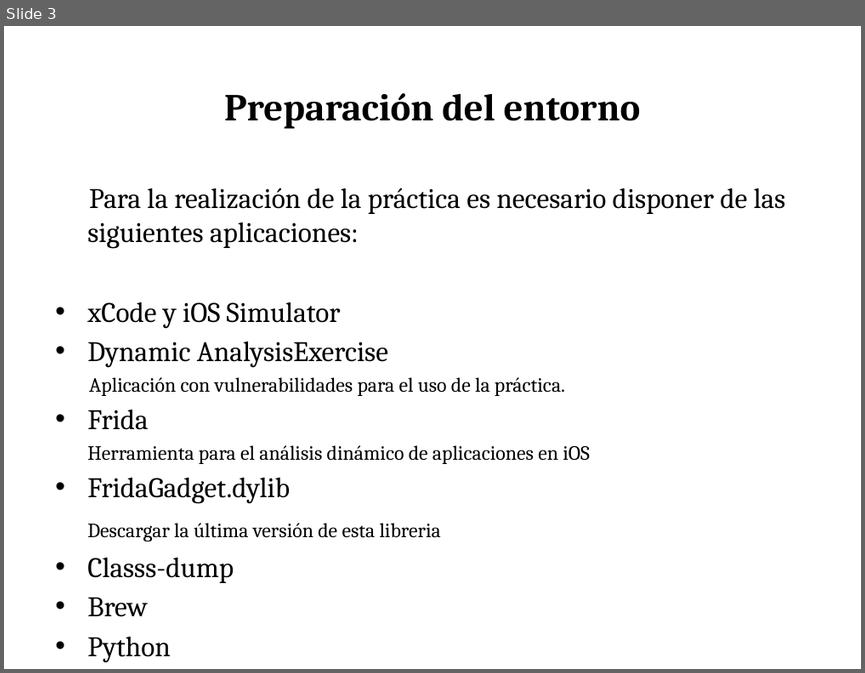
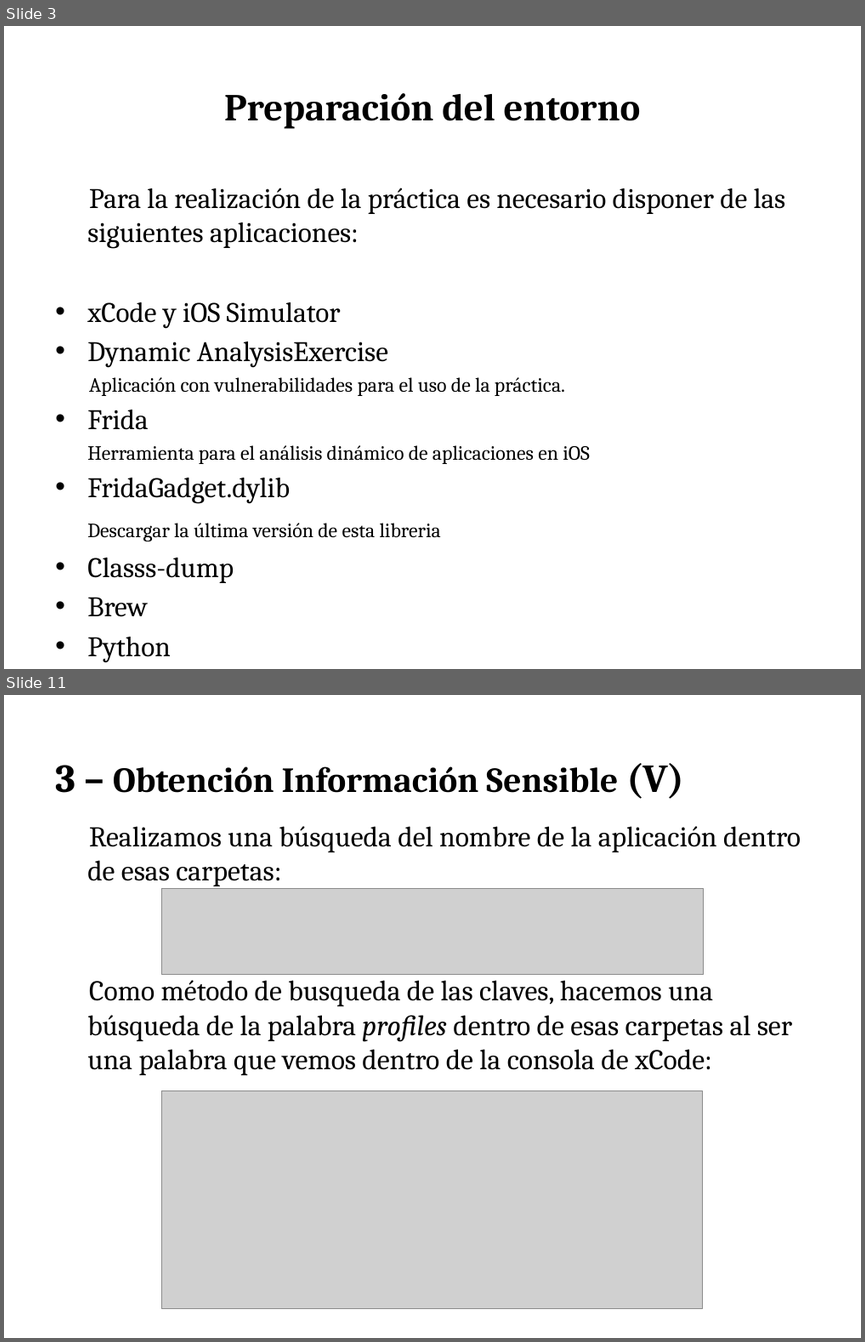
Before and after one commit to press1key/Sistemas-Ubicuos, a slide deck: Cybersecurity Management UPC - Sistemas Ubicuos iOS.pptx. Shown one above the other, each under a label of ours: slide 3 before the commit, slides 3 and 11 after it; the slides between them are not shown. The pictures are 865x673 and 865x1342 pixels, drawn with LibreOffice and Linux fonts; fonts in the diff are those of the drawing; grey boxes stand for pictures. Boxes give left, top, right and bottom in pixels: in the first picture for what was removed or moved away, otherwise in the second. Text is boxed around its words. In the diff, an @@ line names an element or a change of style, - is before the commit and + after.

```diff
--- a/Cybersecurity Management UPC - Sistemas Ubicuos iOS.pptx
+++ b/Cybersecurity Management UPC - Sistemas Ubicuos iOS.pptx
@@ slide 11 added at (4,695,861,1338), background #FFFFFF @@
@@ text added at (55,763,684,799), 29.6 pt, text #000000, bold @@
+3 – Obtención Información Sensible (V)
@@ text added at (87,826,800,1075), 24 pt, text #000000 @@
+Realizamos una búsqueda del nombre de la aplicación dentro de esas carpetas:
+Como método de busqueda de las claves, hacemos una búsqueda de la palabra profiles dentro de esas carpetas al ser una palabra que vemos dentro de la consola de xCode:
@@ picture added at (161,888,703,975) @@
@@ picture added at (161,1091,703,1309) @@
```
Also in this commit, not shown: 1 slide changed, 12 other slides added.
